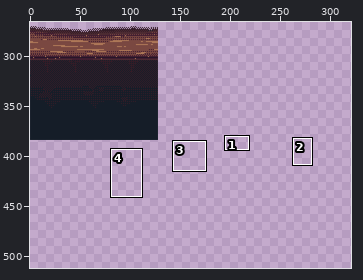
Two versions of one sprite sheet, sprites.png. The picture above shows the old version from afar; the outline marks the close-up.
Close-up. Before the commit:
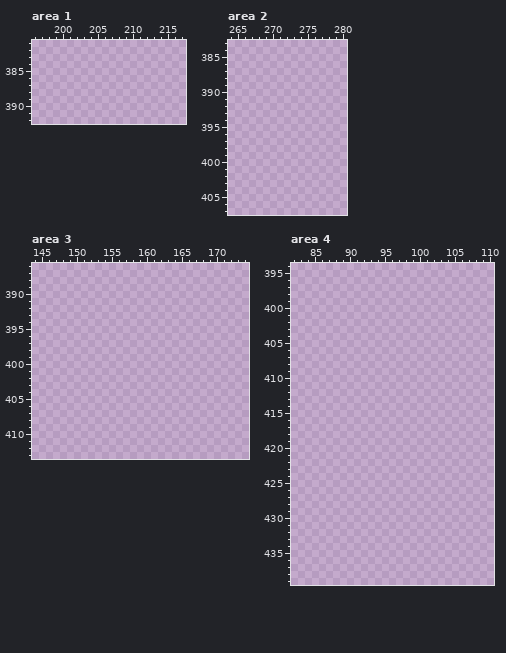
The file is 512x512 pixels. Shown: area 1: x 196..217, y 381..392; area 2: x 264..280, y 383..407; area 3: x 144..174, y 386..413; area 4: x 82..110, y 394..439. The wide view leaves out empty margins. The commit also changed other parts of the picture, which this record leaves out.
Once edited:
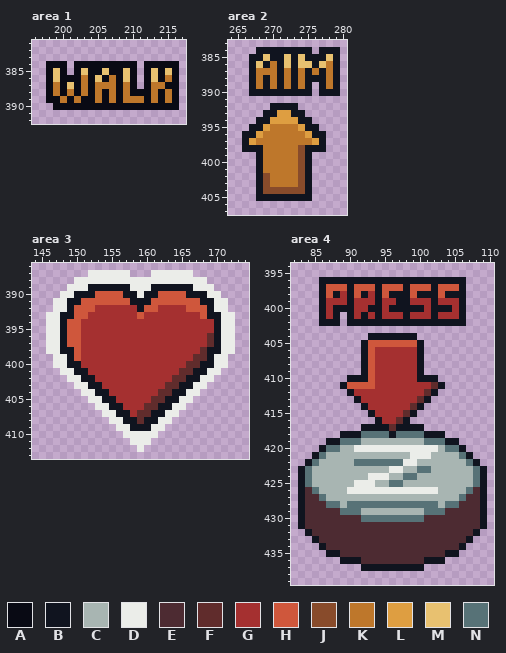
Palette (. is transparent): A #090a14  B #10141f  C #a8b5b2  D #ebede9  E #4d2b32  F #602c2c  G #a53030  H #cf573c  J #884b2b  K #be772b  L #de9e41  M #e8c170  N #577277
Edits made:
Changed rows in their new state; - is an unchanged pixel.
Area 1:
first column x 198:
384 AAA-AAAAAAAAA-AAAAA
385 AMA-AMAAMAAMA-AMAMA
386 AMAAAKAMAKAMA-AMAKA
387 AKAMAKAKKKAKA-AKKAA
388 AKAKAKAKAKAKAAAKAKA
389 AAKAKAAKAKAKKKAKAKA
390 -AAAAAAAAAAAAAAAAAA
Area 2:
first column x 266:
384 --BBBBBBBB-BBB
385 -BBMBBMBMBBBMB
386 -BMBKBMBMMBMKB
387 -BKKKBKBKBKBKB
388 -BKBKBKBKBBBKB
389 -BKBKBKBKB-BKB
390 -BBBBBBBBB-BBB
392 ----BBBB------
393 ---BBLLBB-----
394 --BBLLLLBB----
395 -BBLKKKKLBB---
396 BBLKKKKKKLBB--
397 BLKKKKKKKKLB--
398 BBBKKKKKJBBB--
399 --BKKKKKJB----
400 --BKKKKKJB----
401 --BKKKKKJB----
402 --BJKKKKJB----
403 --BJKKKKJB----
404 --BJJJJJJB----
405 --BBBBBBBB----
Area 3:
first column x 146:
387 ------DDDDDD---DDDDDD------
388 ----DDDDDDDDDDDDDDDDDDD----
389 ---DDDBBBBBBDDDBBBBBBDDD---
390 --DDBBBHHHHBBDBBHHHHBBBDD--
391 -DDBBHHHHHHHBBBHHHHHHHBBDD-
392 -DDBHHHGGGGGGBHHGGGGHHHBDD-
393 DDBBHHGGGGGGGHGGGGGGGGHBBDD
394 DDBHHGGGGGGGGGGGGGGGGGGGBDD
395 DDBHHGGGGGGGGGGGGGGGGGGGBDD
396 DDBHHGGGGGGGGGGGGGGGGGGFBDD
397 DDBHHGGGGGGGGGGGGGGGGGGFBDD
398 DDBBHGGGGGGGGGGGGGGGGGFBBDD
399 -DDBHGGGGGGGGGGGGGGGGFFBDD-
400 -DDBBGGGGGGGGGGGGGGGFFBBDD-
401 --DDBBGGGGGGGGGGGGGFFBBDD--
402 ---DDBBGGGGGGGGGGGFFBBDD---
403 ----DDBBGGGGGGGGGFFBBDD----
404 -----DDBBGGGGGGGFFBBDD-----
405 ------DDBBGGGGGFFBBDD------
406 -------DDBBGGGFFBBDD-------
407 --------DDBBGFFBBDD--------
408 ---------DDBBFBBDD---------
409 ----------DDBBBDD----------
410 -----------DDDDD-----------
411 ------------DDD------------
412 -------------D-------------
Area 4:
first column x 83:
396 ---BBBBBBBBBBBBBBBBBBBBB---
397 ---BHHHBHHHBHHHBHHHBHHHB---
398 ---BHBGBHBGBHBBBHBBBHBBB---
399 ---BGGGBGGGBGGBBGGGBGGGB---
400 ---BGBBBGGBBGBBBBBGBBBGB---
401 ---BGB-BGBGBGGGBGGGBGGGB---
402 ---BBB-BBBBBBBBBBBBBBBBB---
404 ----------BBBBBBB----------
405 ---------BHHHHHHHB---------
406 ---------BHGGGGGGB---------
407 ---------BHGGGGGGB---------
408 ---------BHGGGGGGB---------
409 ---------BHGGGGGGB---------
410 -------BBBHGGGGGGBBB-------
411 ------BHHHHGGGGGGGGFB------
412 -------BGGGGGGGGGGFB-------
413 --------BGGGGGGGGFB--------
414 ---------BGGGGGGFB---------
415 ----------BGGGGFB----------
416 -----------BGGFB-----------
417 ---------BBBBFBBBB---------
418 ------BBBNNNNBNNNNBBB------
419 ----BBNNNCCCCCCCCCNNNBB----
420 ---BNNCCDDDDDDDDDDDDCNNB---
421 --BNCCCCCCCCCCCCDDDCCCCNB--
422 -BNCCCCCNNNNNNNDDCCCCCCCNB-
423 BNCCCCCCCCCCCDDCCNNCCCCCCNB
424 BNCCCCCCCCDDDCCNNCCCCCCCCNB
425 BNCCCCCCDDDCCNNCCCCCCCCCCNB
426 BENCCCCDDDDDDDDDDDDDCCCCNEB
427 BEENCCCCCCCCCCCCCCCCCCCNEEB
428 BEEENNCNNNNNNNNNNNNNCNNEEEB
429 BEEEEENNNCCCCCCCCCNNNEEEEEB
430 BEEEEEEEENNNNNNNNNEEEEEEEEB
431 BEEEEEEEEEEEEEEEEEEEEEEEEEB
432 -BEEEEEEEEEEEEEEEEEEEEEEEB-
433 --BEEEEEEEEEEEEEEEEEEEEEB--
434 ---BEEEEEEEEEEEEEEEEEEEB---
435 ----BBEEEEEEEEEEEEEEEBB----
436 ------BBBEEEEEEEEEBBB------
437 ---------BBBBBBBBB---------
Where, in picture pixels (left, top, right, bottom), the same in both close-ups:
added: (46, 61, 179, 110)
added: (242, 47, 340, 201)
added: (46, 270, 235, 452)
added: (298, 277, 487, 571)
